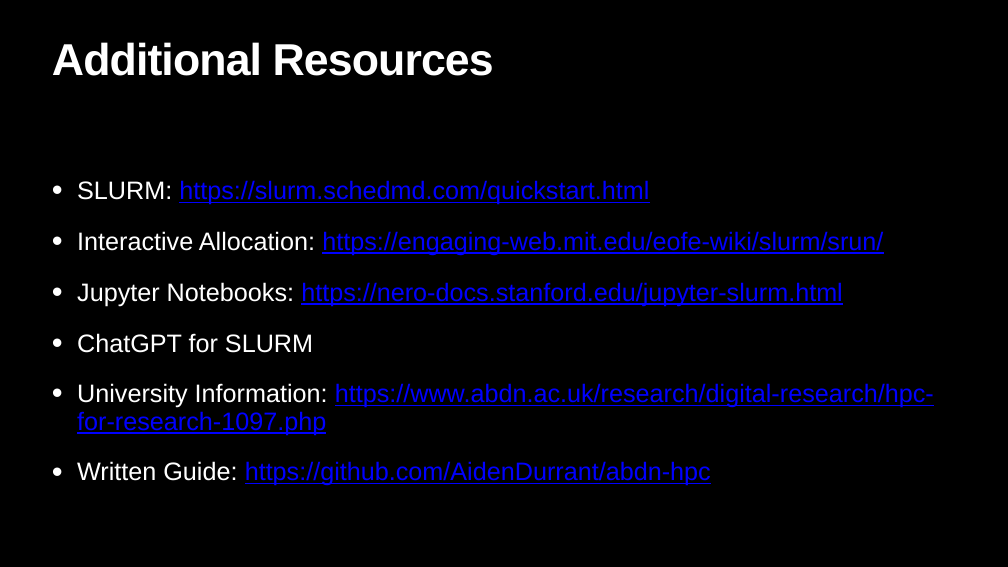
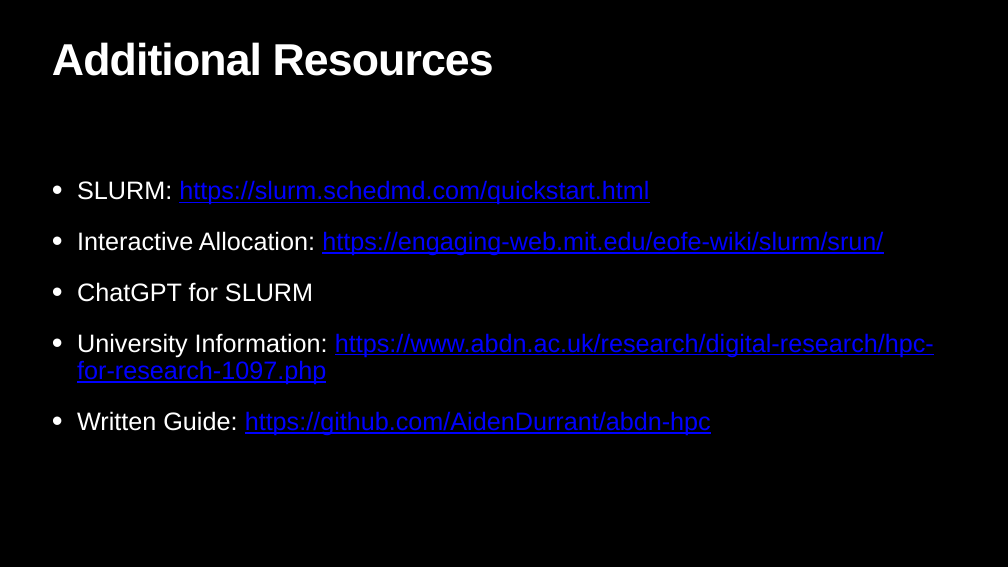
Before and after one commit to SUSTAIN-CDT/SUSTAIN-CDT-HPC-Introduction, a slide deck: slide 30 of HPC_SUSTAIN_PPTX.pptx. Drawn at 1008x567 pixels with LibreOffice and Linux fonts; fonts in the diff are those of the drawing. Boxes give left, top, right and bottom in pixels: in the first picture for what was removed or moved away, otherwise in the second. Text is boxed around its words. In the diff, an @@ line names an element or a change of style, - is before the commit and + after.

```diff
--- a/HPC_SUSTAIN_PPTX.pptx
+++ b/HPC_SUSTAIN_PPTX.pptx
@@ text at <box>77,282,843,306</box>: paragraph removed @@
-• Jupyter Notebooks: https://nero-docs.stanford.edu/jupyter-slurm.html
```
Also in this commit, not shown: 9 other slides changed.
